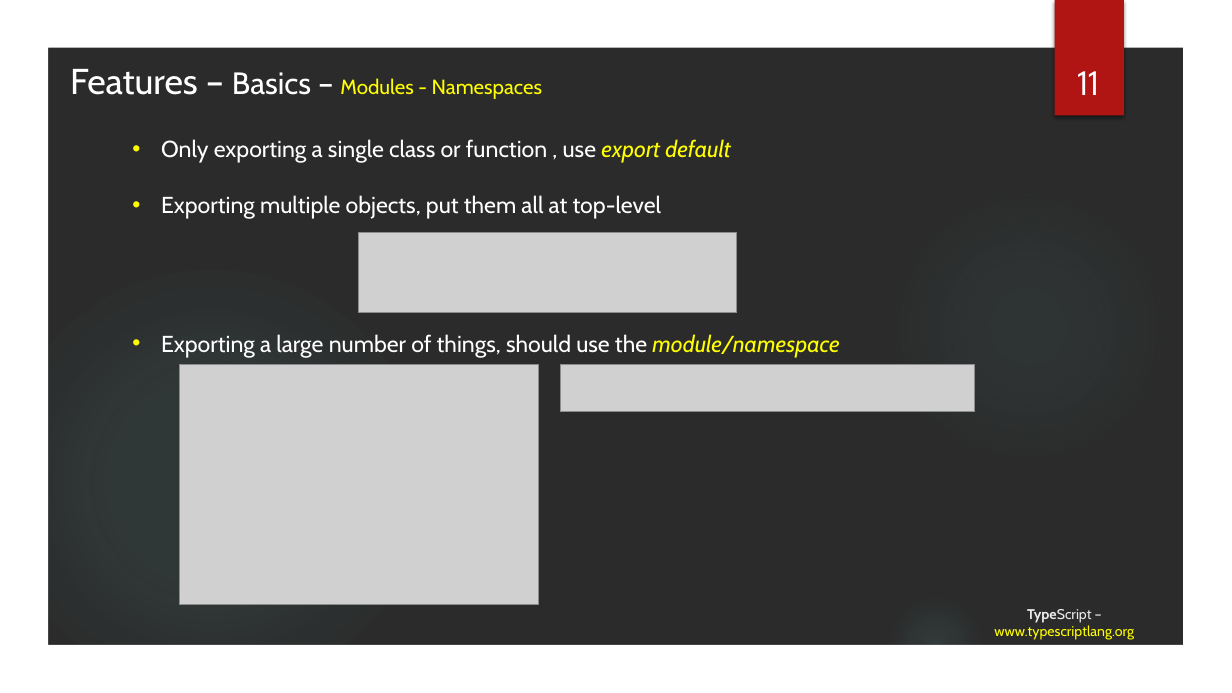
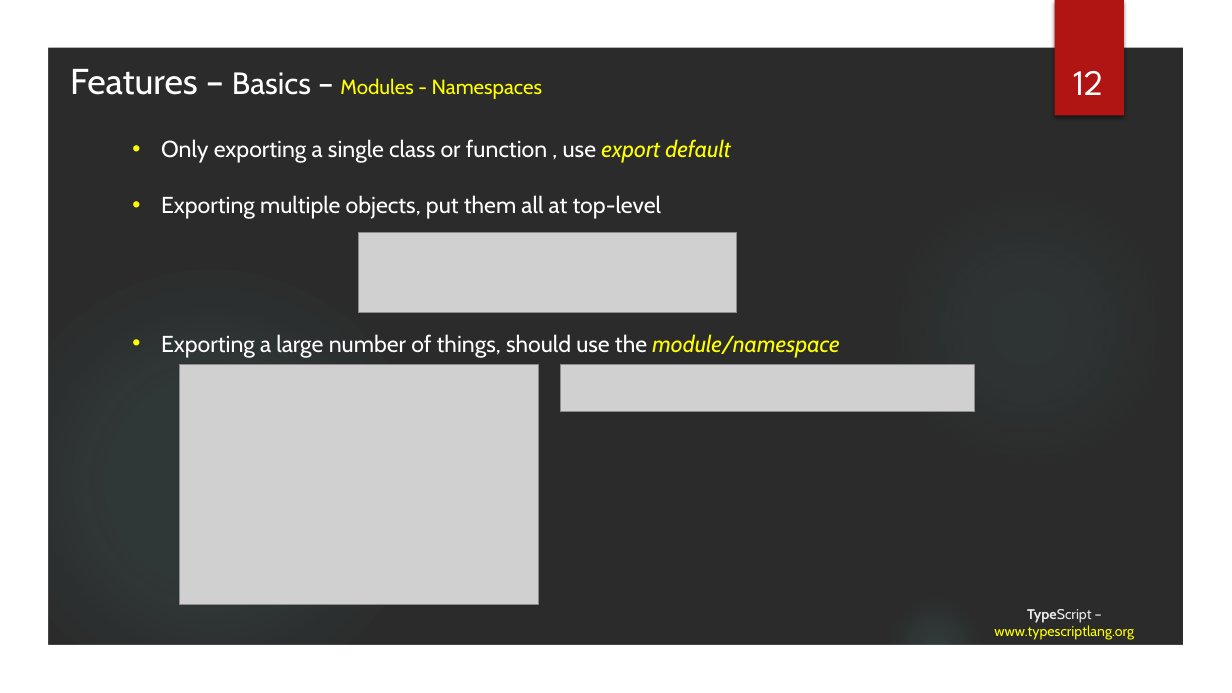
Before and after one commit to tainhx/SSFE, a slide deck: slide 12 of TypeScript.pptx. Drawn at 1232x693 pixels with LibreOffice and Linux fonts; fonts in the diff are those of the drawing; grey boxes stand for pictures; background and template pictures are left out; a plain dark background stands for a picture behind light text. Boxes give left, top, right and bottom in pixels: in the first picture for what was removed or moved away, otherwise in the second. Text is boxed around its words. In the diff, an @@ line names an element or a change of style, - is before the commit and + after.

```diff
--- a/TypeScript.pptx
+++ b/TypeScript.pptx
@@ text at (x1=1073, y1=71, x2=1103, y2=95): text changed @@
-11
+12
```
Also in this commit, not shown: 4 other slides changed, 12 slides added, 17 other files.
